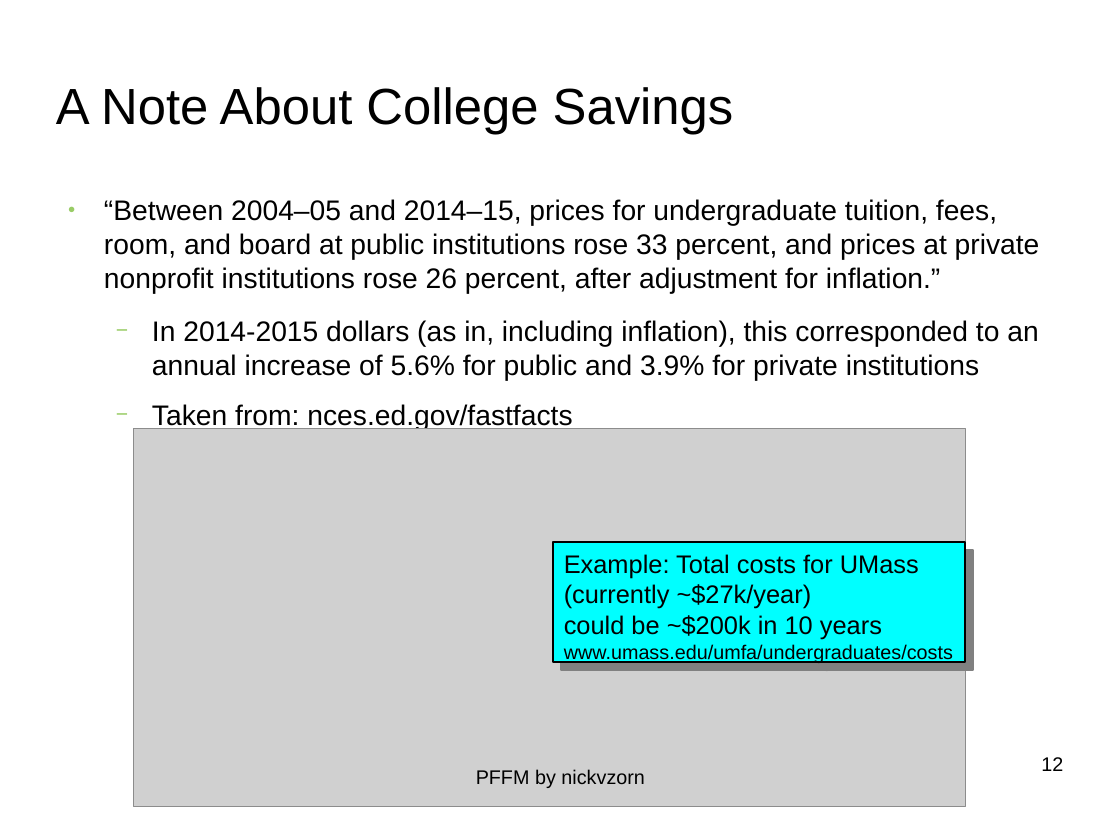
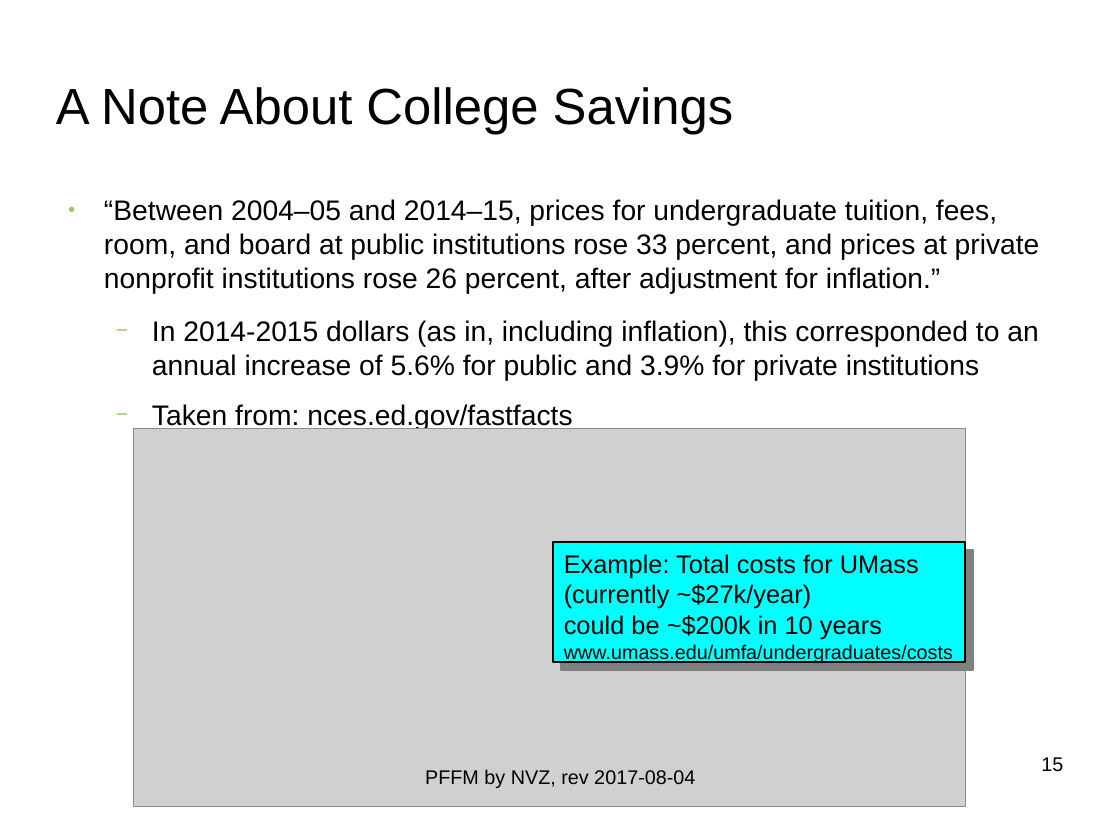
Before and after one commit to nickvzorn/financial-forecast, a slide deck: slide 15 of PFFM_Intro_and_HOWTO.odp (slide 12 before the commit). Drawn at 1120x840 pixels with LibreOffice and Linux fonts; fonts in the diff are those of the drawing; grey boxes stand for pictures; background and template pictures are left out. Boxes give left, top, right and bottom in pixels: in the first picture for what was removed or moved away, otherwise in the second. Text is boxed around its words. In the diff, an @@ line names an element or a change of style, - is before the commit and + after.

```diff
--- a/PFFM_Intro_and_HOWTO.odp
+++ b/PFFM_Intro_and_HOWTO.odp
@@ text at (425,769,695,788): text changed @@
-PFFM by nickvzorn
+PFFM by NVZ, rev 2017-08-04
@@ page number at (1041,757,1063,772): text changed @@
-12
+15
```
Also in this commit, not shown: 11 other slides changed, 4 slides added.
